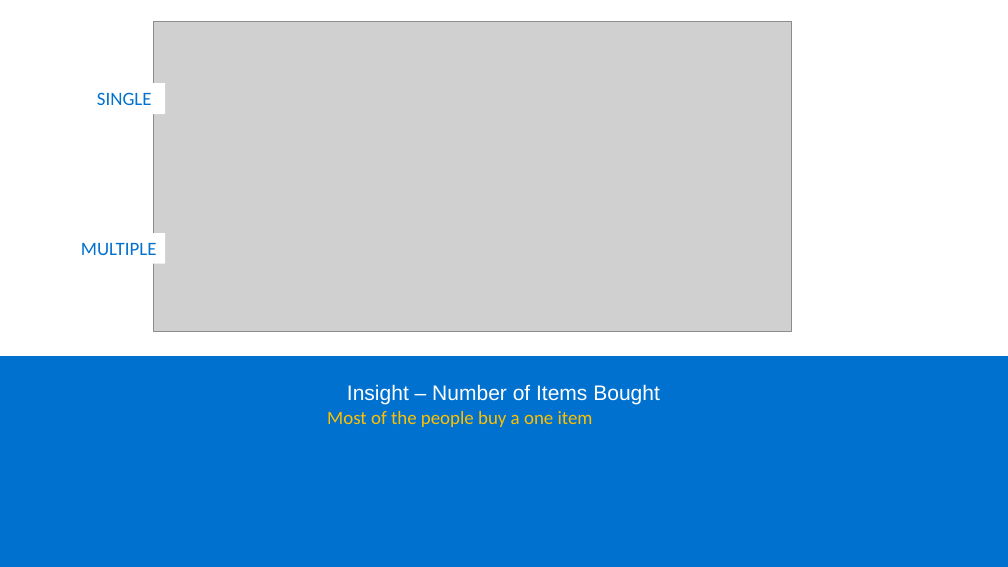
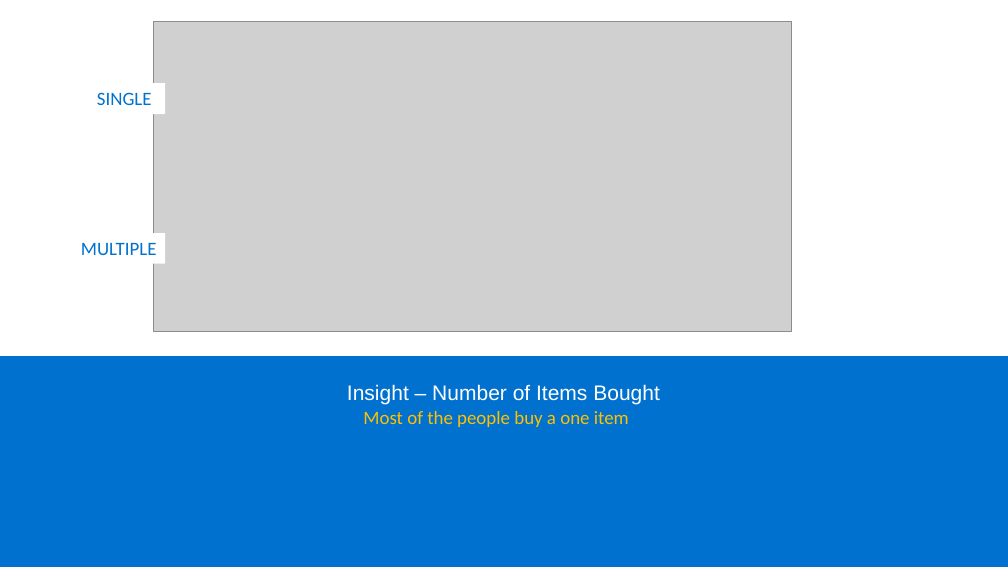
Before and after one commit to danielad-k/SPRB, a slide deck: slide 8 of Capstone 2/1.4 Walmart TripType Presentation.pptx. Drawn at 1008x567 pixels with LibreOffice and Linux fonts; fonts in the diff are those of the drawing; grey boxes stand for pictures; background and template pictures are left out. Boxes give left, top, right and bottom in pixels: in the first picture for what was removed or moved away, otherwise in the second. Text is boxed around its words. In the diff, an @@ line names an element or a change of style, - is before the commit and + after.

```diff
--- a/Capstone 2/1.4 Walmart TripType Presentation.pptx
+++ b/Capstone 2/1.4 Walmart TripType Presentation.pptx
@@ text "Most of the people buy ...": place and size @@
-text "Most of the people buy ..." at (327, 411, 593, 427)
+text "Most of the people buy ..." at (363, 411, 629, 427)
```
Also in this commit, not shown: 5 other slides changed.
